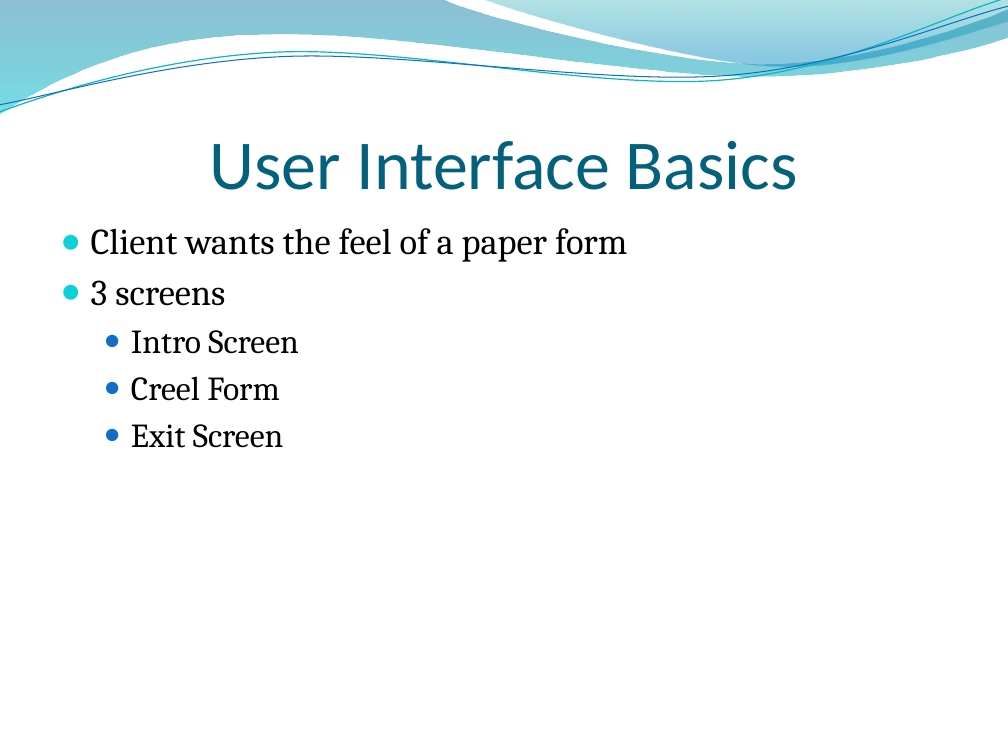
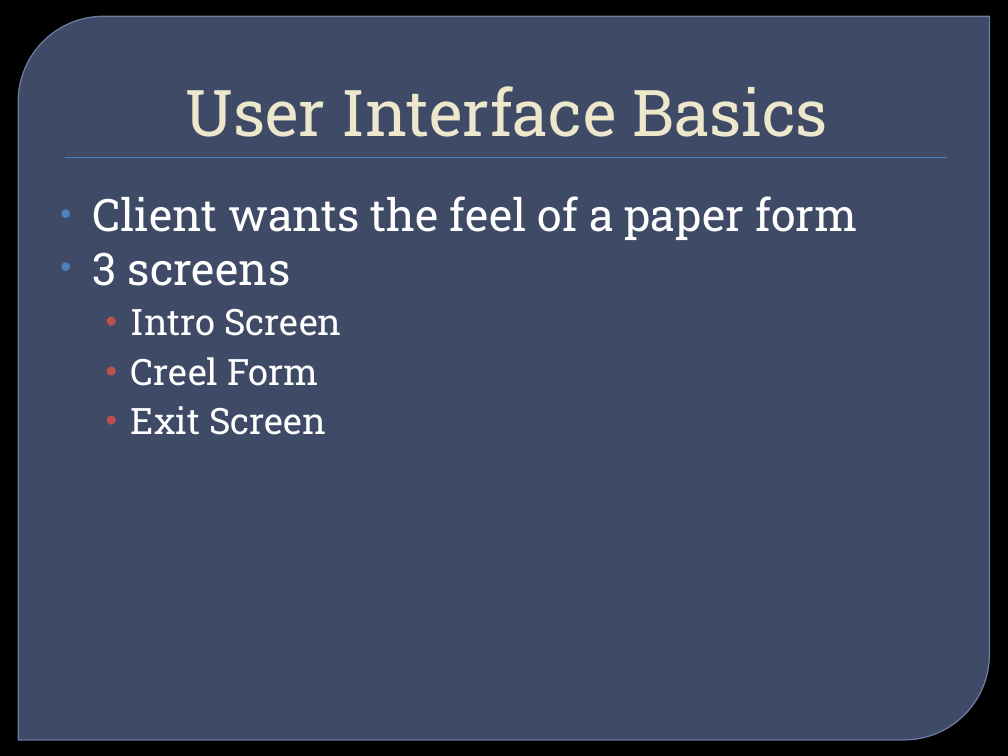
Before and after one commit to ameindygogirl/FishSeniorProject, a slide deck: slide 4 of Briefing2.pptx. Drawn at 1008x756 pixels with LibreOffice and Linux fonts; fonts in the diff are those of the drawing; background and template pictures are left out. Boxes give left, top, right and bottom in pixels: in the first picture for what was removed or moved away, otherwise in the second. Text is boxed around its words. In the diff, an @@ line names an element or a change of style, - is before the commit and + after.

```diff
--- a/Briefing2.pptx
+++ b/Briefing2.pptx
@@ freeform shape removed at (x1=0, y1=0, x2=1008, y2=114) @@
@@ freeform shape removed at (x1=0, y1=0, x2=1008, y2=117) @@
@@ freeform shape removed at (x1=0, y1=6, x2=1008, y2=112) @@
@@ round diag rect added at (x1=18, y1=16, x2=990, y2=740), fill #63759D at 65% opacity, outline #7989B3 0.87 pt @@
@@ title "User Interface Basics" moved from (x1=209, y1=141, x2=798, y2=190) to (x1=186, y1=86, x2=828, y2=137) @@
@@ title "User Interface Basics" at (x1=186, y1=86, x2=828, y2=137): size 50 to 46 pt, font Calibri to Roboto Slab, text colour #04617B to #EDE8CE; indent changed @@
@@ freeform shape removed at (x1=483, y1=0, x2=1008, y2=70) @@
@@ rectangle added at (x1=65, y1=157, x2=947, y2=158), fill #4F81BD @@
@@ text "Client wants the feel of ..." moved from (x1=91, y1=228, x2=627, y2=448) to (x1=93, y1=196, x2=858, y2=435) @@
@@ text "Client wants the feel of ..." at (x1=93, y1=196, x2=858, y2=435): size 26 to 32 pt in "Client wants the feel of a paper ...", "3 screens"; font Cambria to Roboto Slab, text colour #000000 to #FFFFFF; size 24 to 26 pt in "Intro Screen", "Creel Form", "Exit Screen"; bullet ● to •; less space between paragraphs; bullet colour #0BD0D9 to #4F81BD; bullet colour #0F6FC6 to #C0504D @@
```
Also in this commit, not shown: 5 other slides changed, 1 other file.
